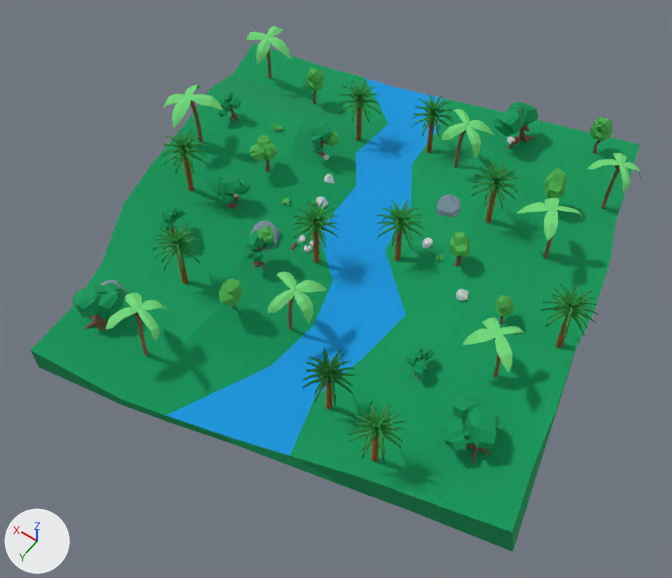
The FBX model public/newfile.fbx: old version first, new version second.
Before and after are seen from a 50 mm camera at (-3.11, 4.68, 6.33) aimed at (-0.08, 0.43, -0.34). The lights are fixed; the arrows at lower left show +X, +Y and +Z. Where no turn or scale is listed for an object, it has been applied to the vertices.

The older version as bpy lines, for what is in view:
```python
ob_group1045676722 = bpy.data.objects.new('group1045676722', me_mesh1045676722)
ob_group1045676722.location = (-1.34, -0.33, -0.04)
ob_group1814464028 = bpy.data.objects.new('group1814464028', me_mesh1814464028)
ob_group1814464028.location = (-0.89, 0.0, -0.04)
ob_group1861304507 = bpy.data.objects.new('group1861304507', me_mesh1861304507)
ob_group1861304507.location = (-0.98, 0.47, -0.12)
ob_group324817132 = bpy.data.objects.new('group324817132', me_mesh324817132)
ob_group324817132.location = (-0.98, 0.47, -0.12)
ob_group858885018 = bpy.data.objects.new('group858885018', me_mesh858885018)
ob_group858885018.location = (-0.98, 0.47, -0.12)
ob_plane030_008 = bpy.data.objects.new('Plane030.008', me_mesh_146)
ob_plane030_008.location = (-2.16, 0.08, 0.45)
# also in view: 'group1489245576' at (-1.95, 1.12, 0.04); 'Cylinder.002' at (-1.71, 0.57, 0.16); 'Plane030.003' at (-0.76, 1.48, 0.19); 'Plane030.002' at (0.99, 1.25, 0.34); 'Plane030.010' at (-1.36, 1.71, 0.29)
```
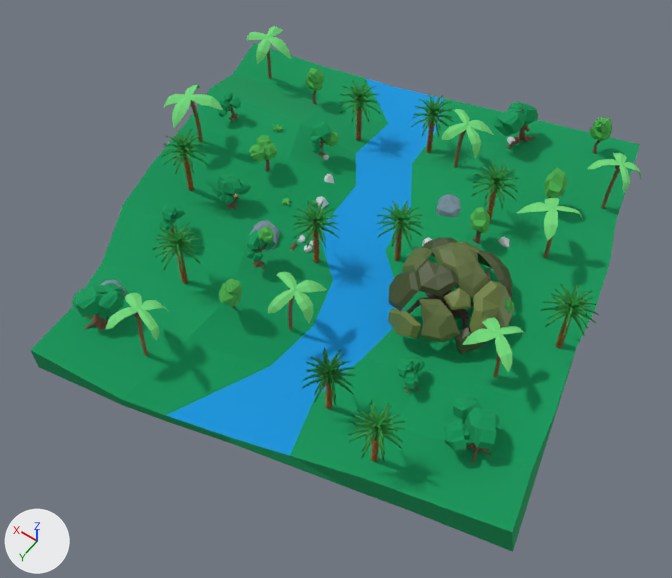
What differs and where, as boxes [x1, y1, x2, y2] in the pictures (672 x 578 px):
'Tree_Type0_01_mesh', added (green): after [388, 237, 514, 354]
'group1045676722', moved, turned: before [450, 232, 471, 267]; after [470, 207, 490, 244]
'group858885018', moved: before [407, 346, 422, 366]; after [397, 357, 413, 378]
'group324817132', moved: before [412, 359, 428, 378]; after [402, 370, 419, 390]
'group1861304507', moved: before [419, 347, 434, 362]; after [410, 358, 425, 373]
'group1814464028', moved: before [456, 289, 469, 301]; after [498, 237, 510, 247]

What changed in the scene script:
```text
Add img_colorsheet_tree_normal_png:
    img_colorsheet_tree_normal_png = load_image('Colorsheet Tree Normal.png', 'LowPolyTreePack/Textures/Colorsheet Tree Normal.png', 16, 16, 'sRGB')
Add mat_trees_normal:
    mat_trees_normal = principled_material('_trees_normal')
    mat_trees_normal.texture = img_colorsheet_tree_normal_png
Add me_tree_type0_01_mesh:
    me_tree_type0_01_mesh.from_pydata(...)  # 485 vertices, 547 faces; spans x -0.569..0.466, y -0.517..0.572, z -0.055..0.683
    me_tree_type0_01_mesh.materials.append(mat_trees_normal)  # picture img_colorsheet_tree_normal_png
Change ob_group1814464028:
    ob_group1814464028.location: (-0.89, 0.0, -0.04) -> (-0.89, -0.74, -0.04)
Change ob_group324817132:
    ob_group324817132.location: (-0.98, 0.47, -0.12) -> (-0.98, 0.61, -0.12)
Change ob_group1045676722:
    ob_group1045676722.location: (-1.34, -0.33, -0.04) -> (-1.34, -0.57, -0.03)
    ob_group1045676722.rotation_euler: (0.0, 0.0, 0.0) -> (0.0, 0.0, -0.222)  # degrees (0, 0, 0) -> degrees (0, 0, -13)
Change ob_group1861304507:
    ob_group1861304507.location: (-0.98, 0.47, -0.12) -> (-0.98, 0.61, -0.12)
Change ob_group858885018:
    ob_group858885018.location: (-0.98, 0.47, -0.12) -> (-0.98, 0.61, -0.12)
Add ob_tree_type0_01_mesh:
    ob_tree_type0_01_mesh = bpy.data.objects.new('Tree_Type0_01_mesh', me_tree_type0_01_mesh)
    ob_tree_type0_01_mesh.location = (-1.07, 0.14, -0.19)
```
